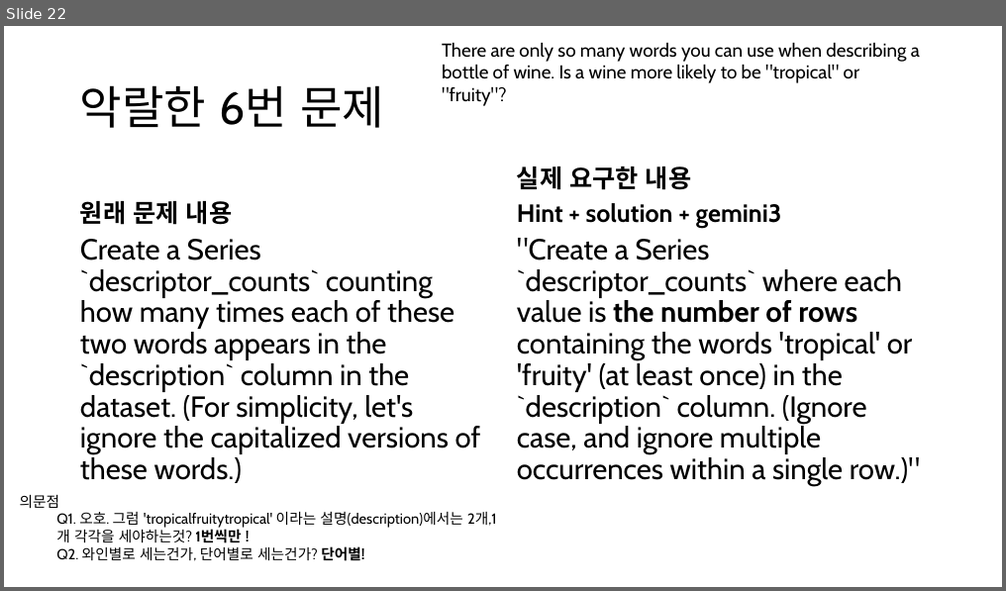
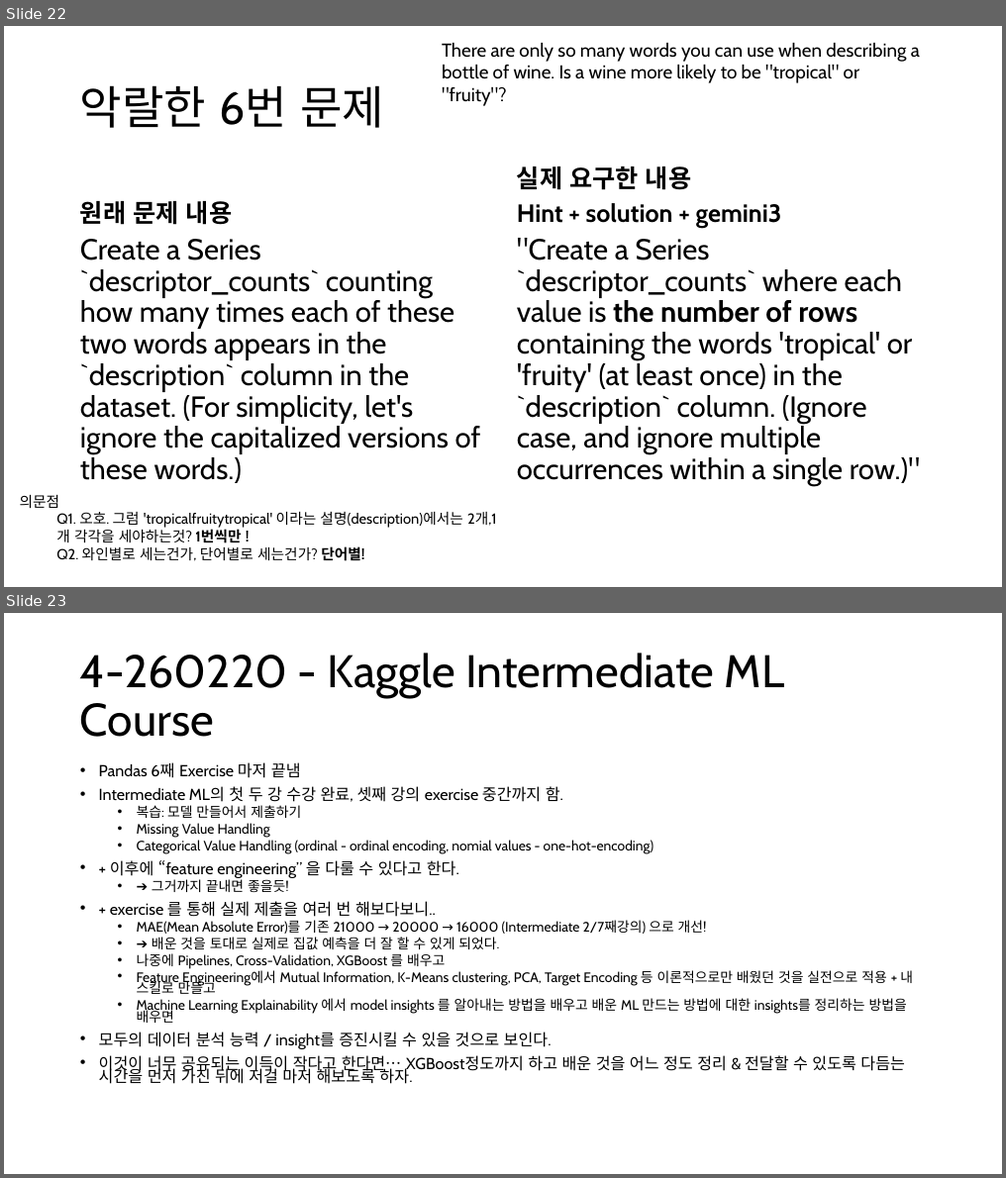
Before and after one commit to calculus0129/kaggle0, a slide deck: Kaggle!.pptx. Shown one above the other, each under a label of ours: slide 22 before the commit, slides 22 and 23 after it. The pictures are 1006x591 and 1006x1178 pixels, drawn with LibreOffice and Linux fonts; fonts in the diff are those of the drawing. Boxes give left, top, right and bottom in pixels: in the first picture for what was removed or moved away, otherwise in the second. Text is boxed around its words. In the diff, an @@ line names an element or a change of style, - is before the commit and + after.

Commit message:
Day 4 complete (Pandas finished, Intermediate ML starting (3/7 kinda done))

```diff
--- a/Kaggle!.pptx
+++ b/Kaggle!.pptx
@@ slide 23 added at [4, 613, 1002, 1174], background #FFFFFF @@
@@ title added at [80, 653, 784, 737], 44 pt, text #000000 @@
+4-260220 - Kaggle Intermediate ML Course
@@ text added at [99, 762, 913, 1084], 13.2 pt, text #000000 @@
+• Pandas 6째 Exercise 마저 끝냄
+• Intermediate ML의 첫 두 강 수강 완료, 셋째 강의 exercise 중간까지 함.
+  • 복습: 모델 만들어서 제출하기
+  • Missing Value Handling
+  • Categorical Value Handling (ordinal - ordinal encoding, nomial values - one-hot-encoding)
+• + 이후에 “feature engineering” 을 다룰 수 있다고 한다.
+  • ➔ 그거까지 끝내면 좋을듯!
+• + exercise 를 통해 실제 제출을 여러 번 해보다보니..
+  • MAE(Mean Absolute Error)를 기존 21000 → 20000 → 16000 (Intermediate 2/7째강의) 으로 개선!
+  • ➔ 배운 것을 토대로 실제로 집값 예측을 더 잘 할 수 있게 되었다.
+  • 나중에 Pipelines, Cross-Validation, XGBoost 를 배우고
+  • Feature Engineering에서 Mutual Information, K-Means clustering, PCA, Target Encoding 등 이론적으로만 배웠던 것을 실전으로 적용 + 내 스킬로 만들고
+  • Machine Learning Explainability 에서 model insights 를 알아내는 방법을 배우고 배운 ML 만드는 방법에 대한 insights를 정리하는 방법을 배우면
+• 모두의 데이터 분석 능력 / insight를 증진시킬 수 있을 것으로 보인다.
+• 이것이 너무 공유되는 이득이 작다고 한다면… XGBoost정도까지 하고 배운 것을 어느 정도 정리 & 전달할 수 있도록 다듬는 시간을 먼저 가진 뒤에 저걸 마저 해보도록 하자.
```
Also in this commit, not shown: 3 other slides added, 2 other files.
